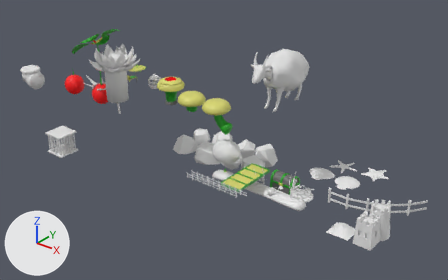
The FBX model Assets/World/objects.fbx as it was, and as the next commit left it.
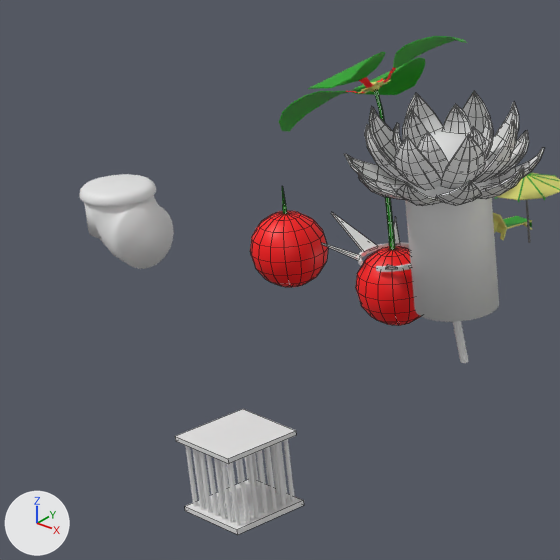
Each version appears first whole from a 50 mm camera at (26.5, -42.34, 28.04) aimed at (-5.83, -1.92, 2.98), and next in a close-up on the part from 0% to 32% of the width and 7% to 59% of the height. Every picture has the same lights, and +X, +Y and +Z are marked at lower left. The first two pictures are the older version. The close-ups show mesh edges as thin lines. Where no turn or scale is listed for an object, it has been applied to the vertices.

The first close-up shows 'Burstbloom_flower', 'Burstbloom_root', 'Burstbloom_shoot', 'Cage', 'Cage Bars', 'ShroomWall', 'Shroom_bot_2', 'Shroom_top_1', 'fox_umbrella', 'lake_flower', 'lake_flower.001', 'lake_flower.002' and 6 more.
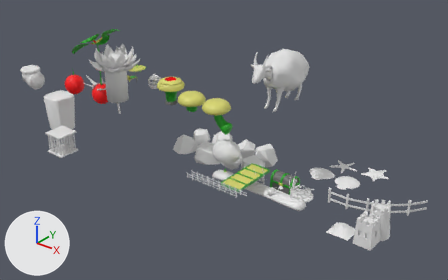
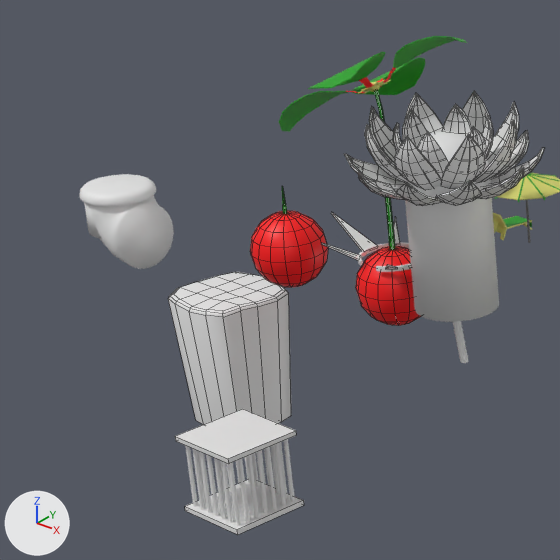
Pixel boxes [x1, y1, x2, y2] of what changed, in the close-ups (560 x 560 px):
'Rock Pillar', added
    after: [168, 272, 291, 425]

What changed in the scene script:
```text
Add me_cube_022_1:
    me_cube_022_1.from_pydata(...)  # 82 vertices, 80 faces; spans x -1.35..1.3, y -1.32..1.45, z 0.05..3.7
Add ob_rock_pillar:
    ob_rock_pillar = bpy.data.objects.new('Rock Pillar', me_cube_022_1)
    ob_rock_pillar.location = (-23.55, -6.75, 0.79)
```
